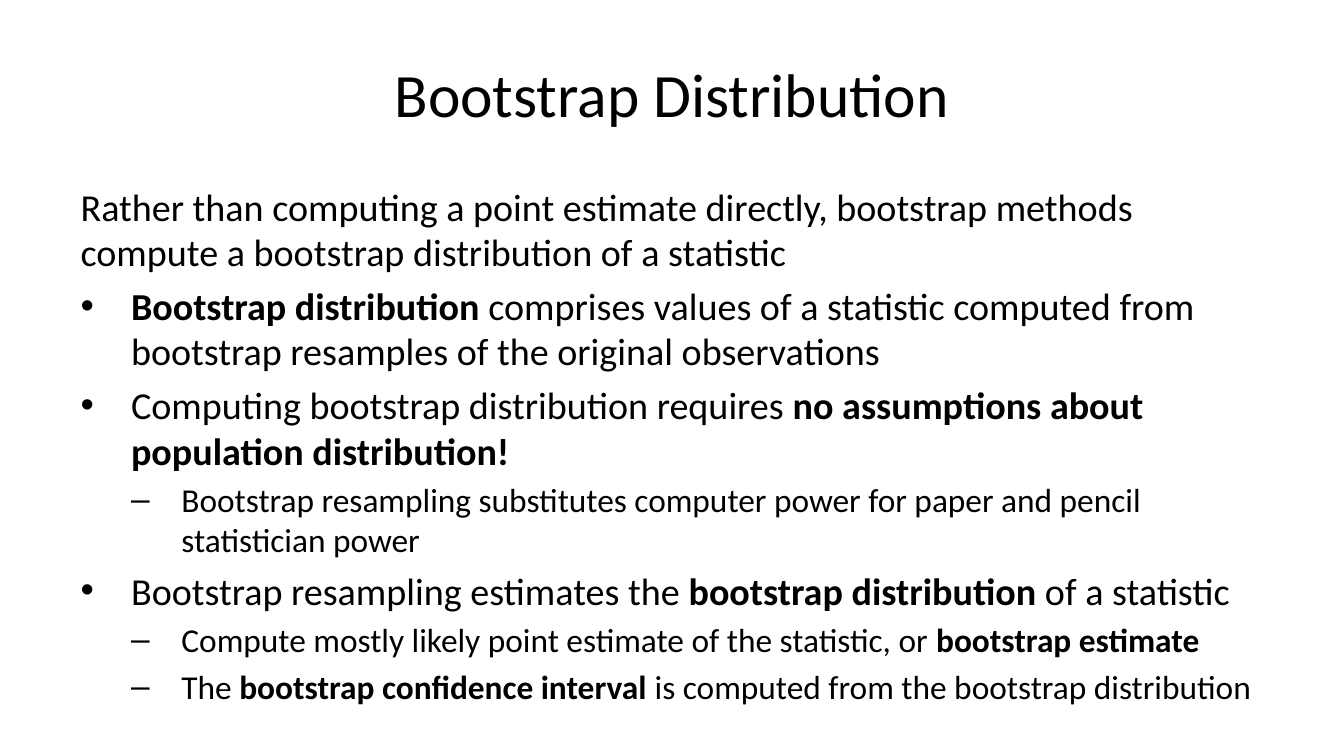
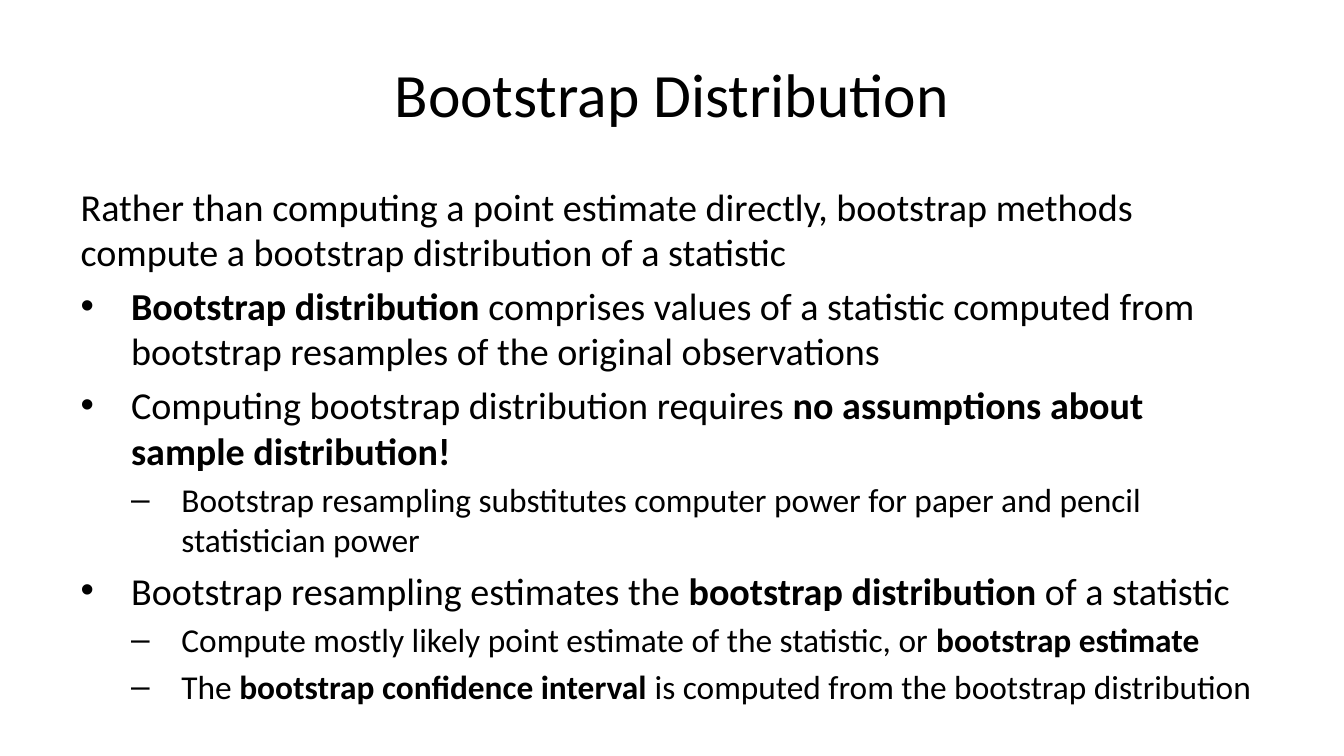
Before and after one commit to StephenElston/CSCI-E-83, a slide deck: slide 9 of LectureSlides/06b_IntroductionToBootstrap.pptx. Drawn at 1344x756 pixels with LibreOffice and Linux fonts; fonts in the diff are those of the drawing. Boxes give left, top, right and bottom in pixels: in the first picture for what was removed or moved away, otherwise in the second. Text is boxed around its words. In the diff, an @@ line names an element or a change of style, - is before the commit and + after.

```diff
--- a/LectureSlides/06b_IntroductionToBootstrap.pptx
+++ b/LectureSlides/06b_IntroductionToBootstrap.pptx
@@ text at box(131, 392, 1143, 471): text changed; bold off @@
-• Computing bootstrap distribution requires no assumptions about population distribution!
+• Computing bootstrap distribution requires no assumptions about sample distribution!
```
Also in this commit, not shown: 9 other slides changed.
